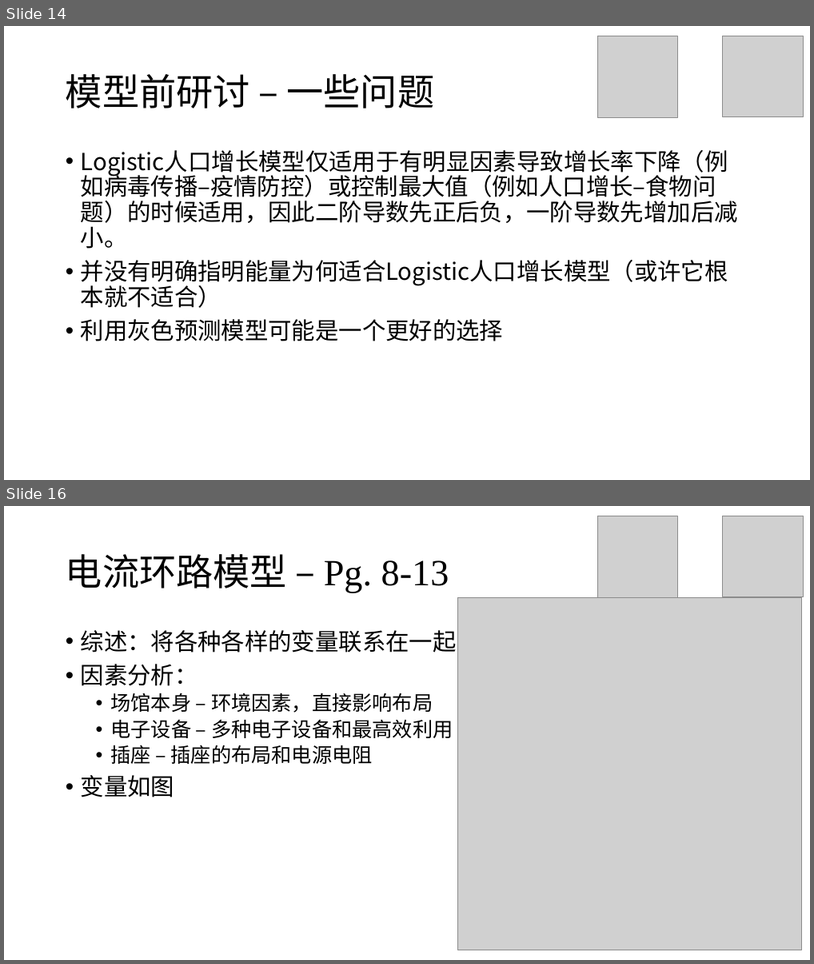
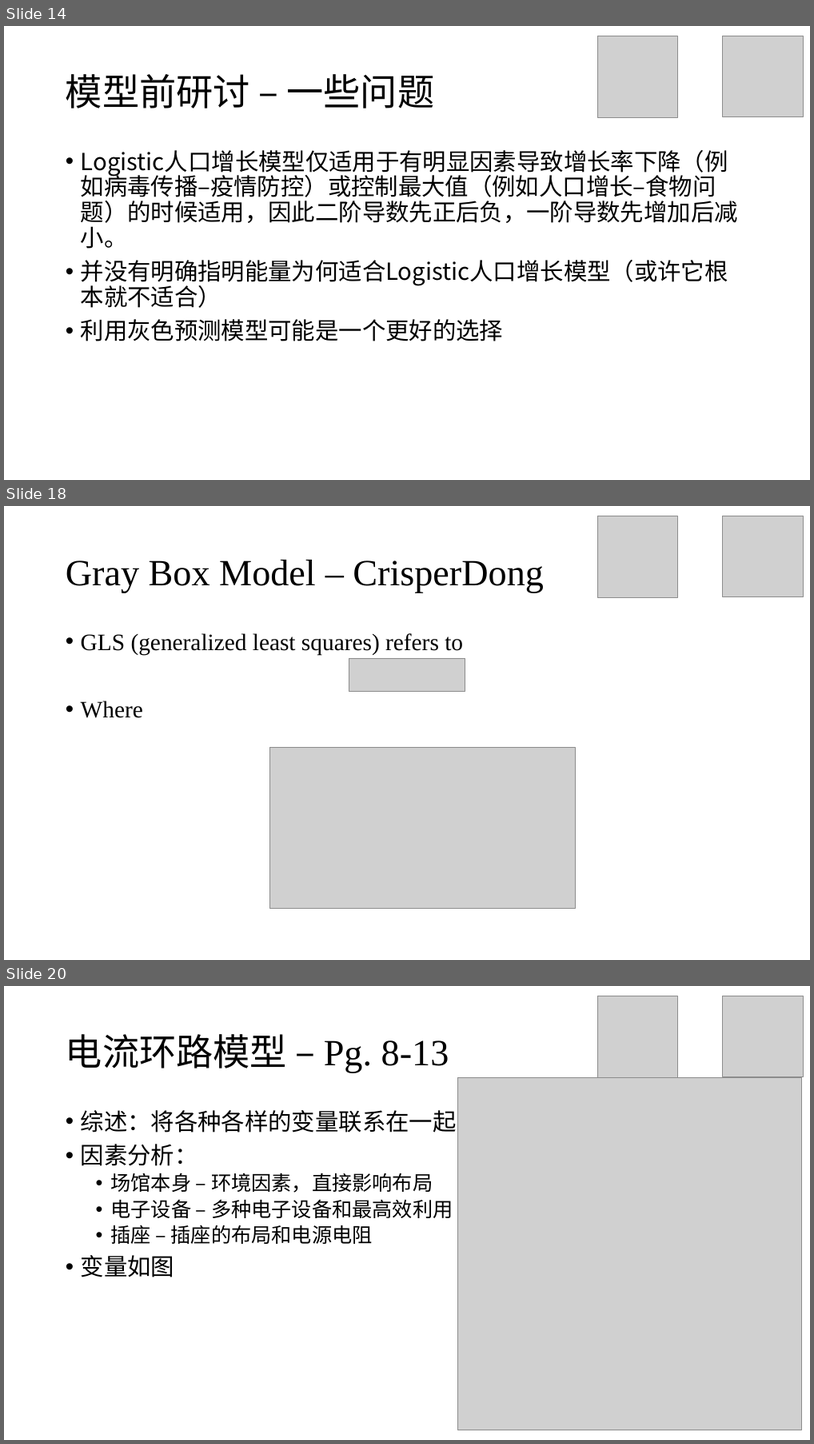
Before and after one commit to stOOrz-Science-Mind/2019_HiMCM_A_10006, a slide deck: 10005.pptx. Shown one above the other, each under a label of ours: slides 14 and 16 before the commit, slides 14, 18 and 20 after it; the slides between them are not shown. The pictures are 814x964 and 814x1444 pixels, drawn with LibreOffice and Linux fonts; fonts in the diff are those of the drawing; grey boxes stand for pictures. Boxes give left, top, right and bottom in pixels: in the first picture for what was removed or moved away, otherwise in the second. Text is boxed around its words. In the diff, an @@ line names an element or a change of style, - is before the commit and + after.

```diff
--- a/10005.pptx
+++ b/10005.pptx
@@ slide 18 added at box(4, 506, 810, 960), background #FFFFFF @@
@@ picture added at box(598, 516, 678, 597) @@
@@ picture added at box(723, 516, 804, 596) @@
@@ title added at box(66, 560, 544, 593), 44 pt, text #000000 @@
+Gray Box Model – CrisperDong
@@ text added at box(81, 633, 463, 718), 28 pt, text #000000 @@
+• GLS (generalized least squares) refers to
+• Where
@@ picture added at box(350, 658, 465, 691) @@
@@ picture added at box(270, 747, 576, 908) @@
@@ what was slide 16 is now slide 20 @@
```
Also in this commit, not shown: 4 other slides added, 1 slide removed, 1 other file.
